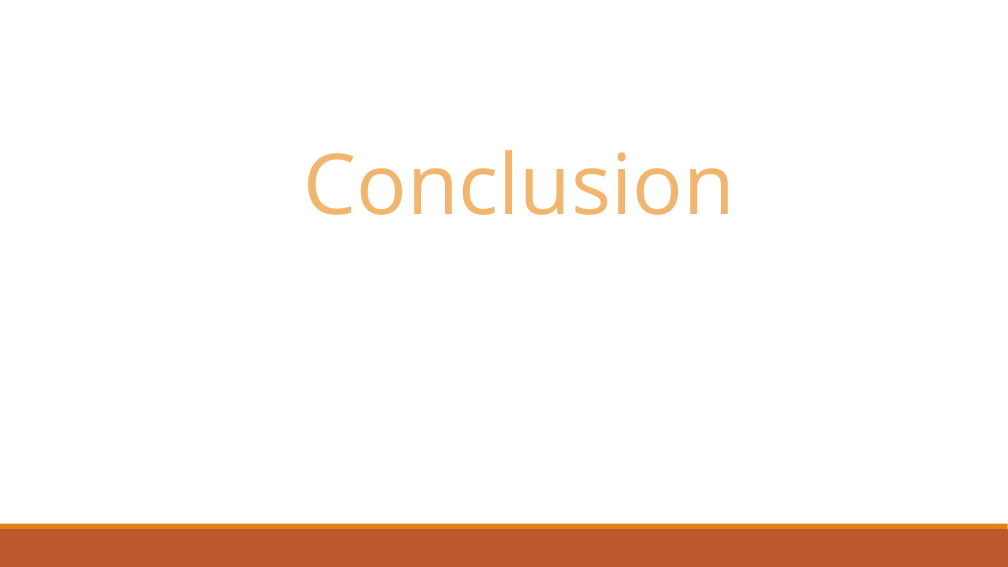
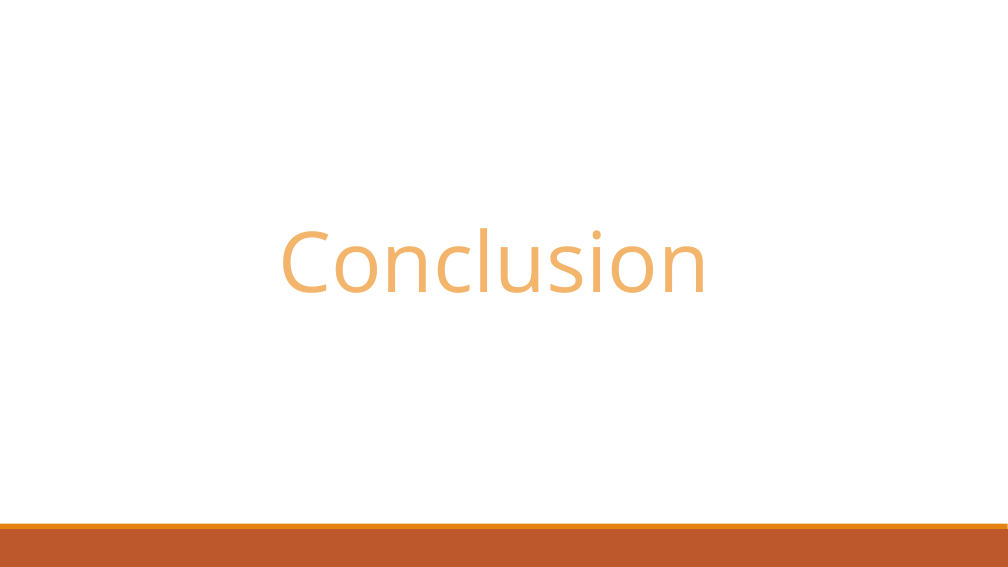
Before and after one commit to ashraful009/FlatSell, a slide deck: slide 52 of PPT for defence.pptx (slide 50 before the commit). Drawn at 1008x567 pixels with LibreOffice and Linux fonts; fonts in the diff are those of the drawing. Boxes give left, top, right and bottom in pixels: in the first picture for what was removed or moved away, otherwise in the second. Text is boxed around its words. In the diff, an @@ line names an element or a change of style, - is before the commit and + after.

```diff
--- a/PPT for defence.pptx
+++ b/PPT for defence.pptx
@@ text "Conclusion": place and size @@
-text "Conclusion" at [304,150,735,215]
+text "Conclusion" at [278,228,709,293]
```
Also in this commit, not shown: 16 other slides changed, 2 slides added, 23 other files.
